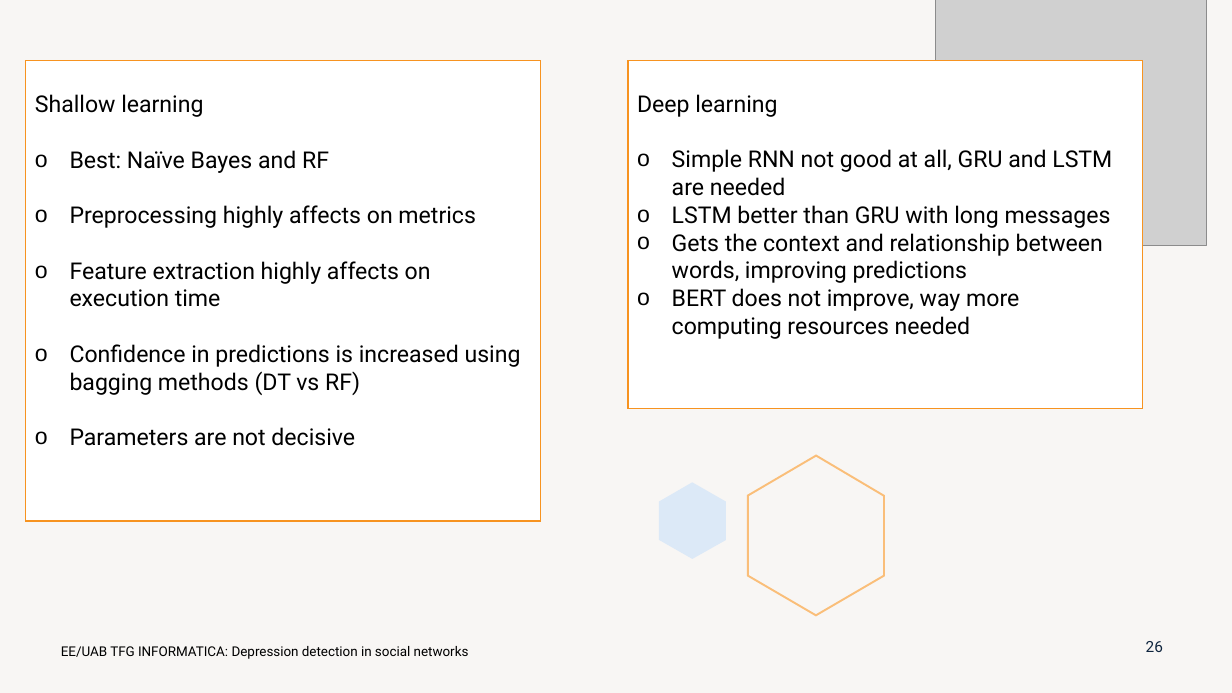
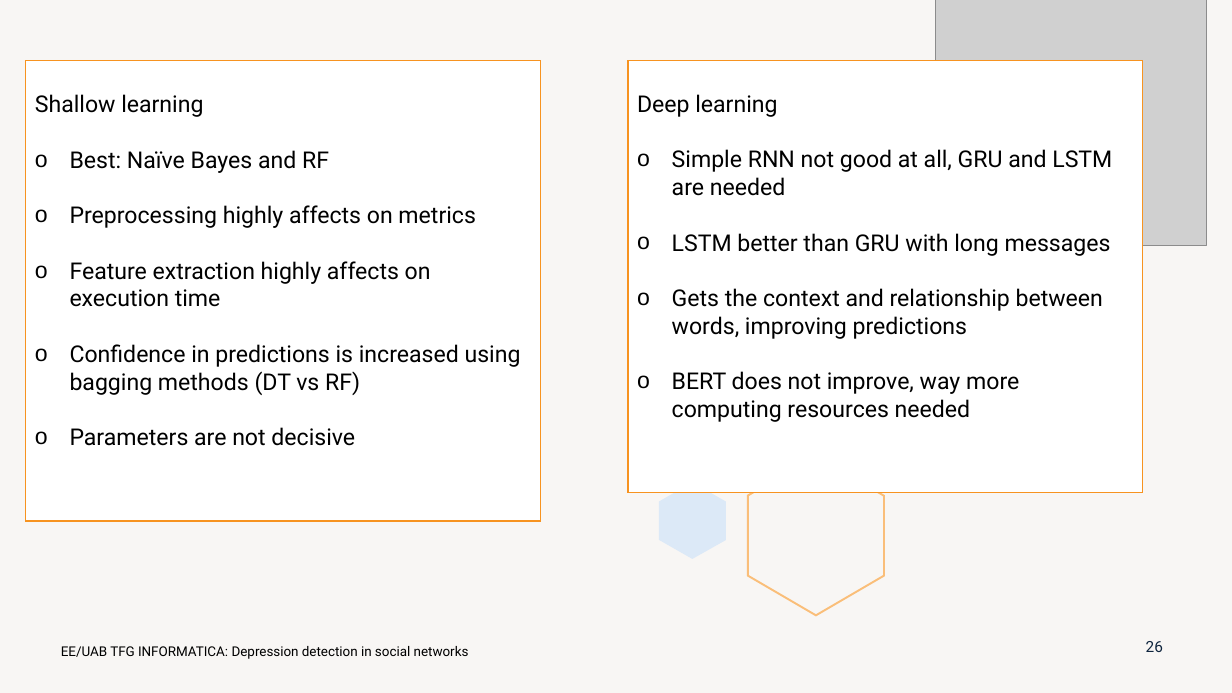
Before and after one commit to marti1999/TFG, a slide deck: slide 26 of informes/presentation.pptx. Drawn at 1232x693 pixels with LibreOffice and Linux fonts; fonts in the diff are those of the drawing; grey boxes stand for pictures. Boxes give left, top, right and bottom in pixels: in the first picture for what was removed or moved away, otherwise in the second. Text is boxed around its words. In the diff, an @@ line names an element or a change of style, - is before the commit and + after.

```diff
--- a/informes/presentation.pptx
+++ b/informes/presentation.pptx
@@ rectangle "Deep learning": place and size @@
-rectangle "Deep learning" at [628, 60, 1143, 409]
+rectangle "Deep learning" at [628, 60, 1143, 493]
```
Also in this commit, not shown: 4 other slides changed, 1 other file.
